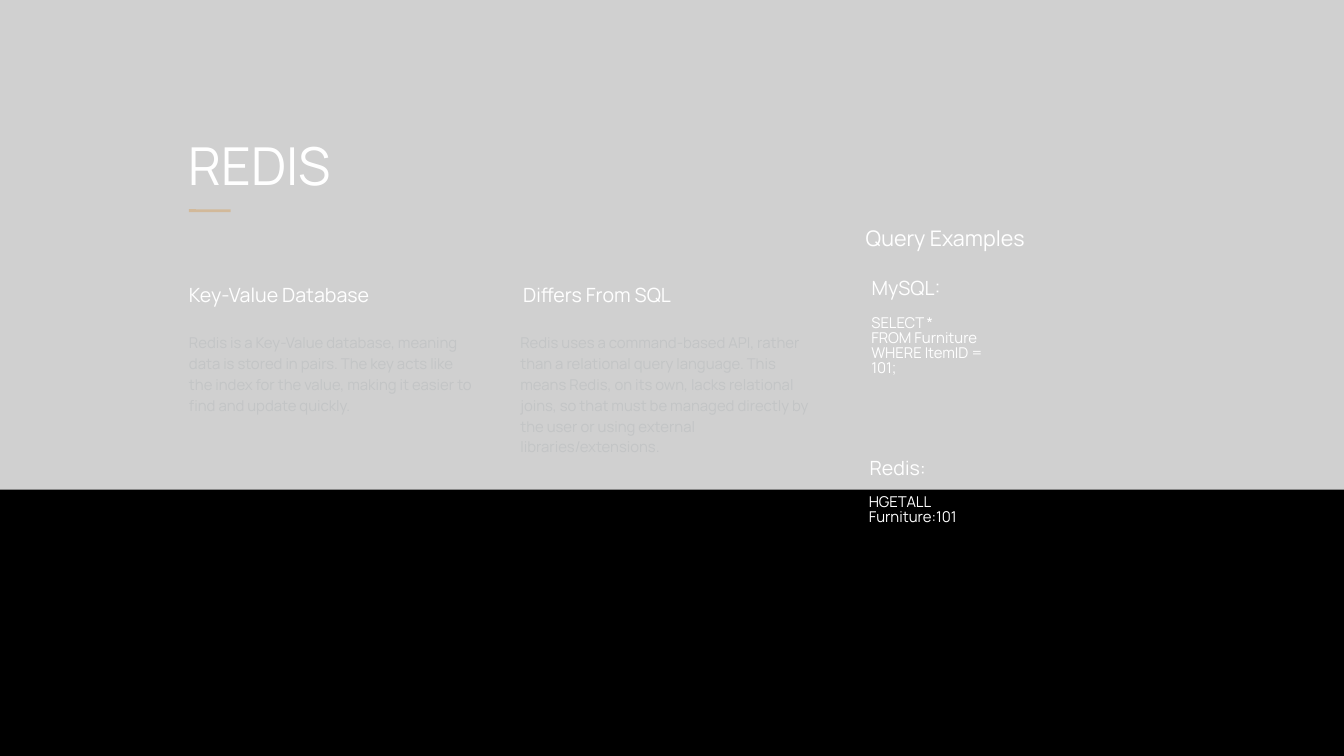
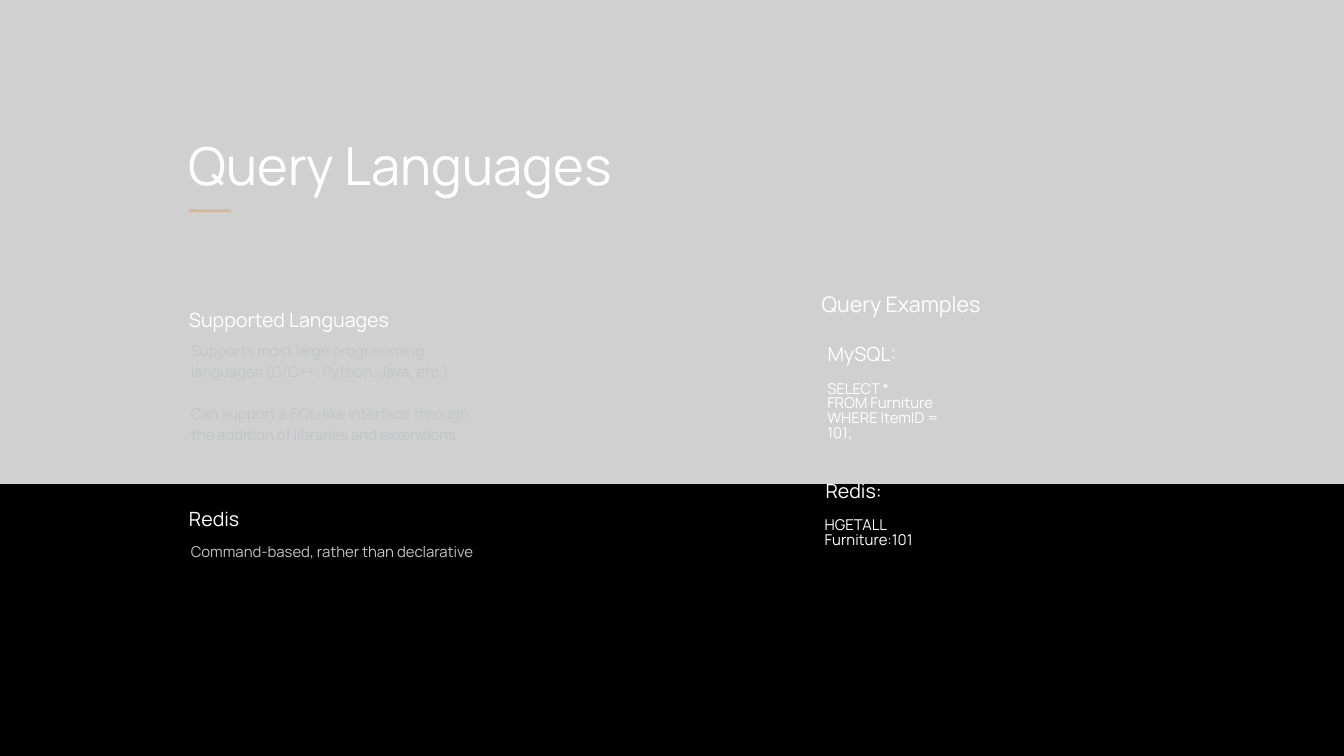
Before and after one commit to DeAnna-Griffith/KingofKigs_Project, a slide deck: slide 5 of TeamProject_Phase2.pptx (slide 4 before the commit). Drawn at 1344x756 pixels with LibreOffice and Linux fonts; fonts in the diff are those of the drawing; grey boxes stand for pictures. Boxes give left, top, right and bottom in pixels: in the first picture for what was removed or moved away, otherwise in the second. Text is boxed around its words. In the diff, an @@ line names an element or a change of style, - is before the commit and + after.

```diff
--- a/TeamProject_Phase2.pptx
+++ b/TeamProject_Phase2.pptx
@@ picture: place and size @@
-picture at bbox=[0, 0, 1344, 490]
+picture at bbox=[0, 0, 1344, 484]
@@ text added at bbox=[189, 147, 612, 198], 56 pt, text #FFFFFF @@
+Query Languages
@@ text removed at bbox=[189, 288, 369, 305] @@
-Key-Value Database
@@ text removed at bbox=[523, 288, 671, 302] @@
-Differs From SQL
@@ text added at bbox=[189, 313, 389, 332], 21 pt, text #FFFFFF @@
+Supported Languages
@@ 3 texts: place and size @@
-3 texts at bbox=[866, 231, 1025, 373]
+3 texts at bbox=[822, 297, 981, 438]
@@ text "Redis:" rewrapped from bbox=[870, 461, 926, 475] to bbox=[826, 480, 882, 499] @@
@@ text at bbox=[189, 511, 239, 527]: text changed; size 56 to 21 pt @@
-REDIS
+Redis
@@ text "HGETALL Furniture:101": place and size @@
-text "HGETALL Furniture:101" at bbox=[869, 496, 957, 523]
+text "HGETALL Furniture:101" at bbox=[825, 519, 913, 546]
@@ text added at bbox=[191, 546, 473, 559], 16 pt, text #C3C5C6 @@
+Command-based, rather than declarative
```
Also in this commit, not shown: 3 other slides changed, 5 slides added, 12 slides removed, 2 other files.
